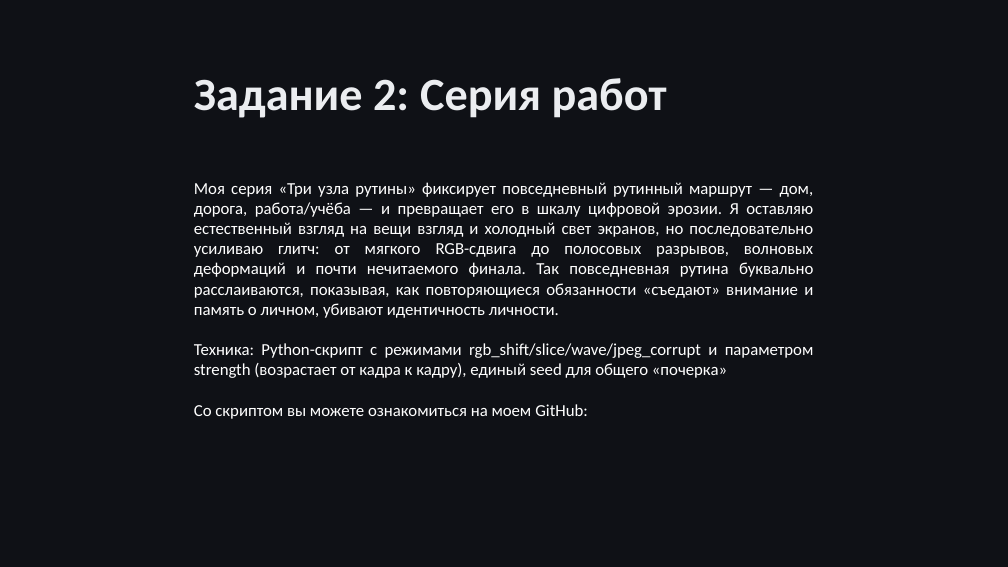
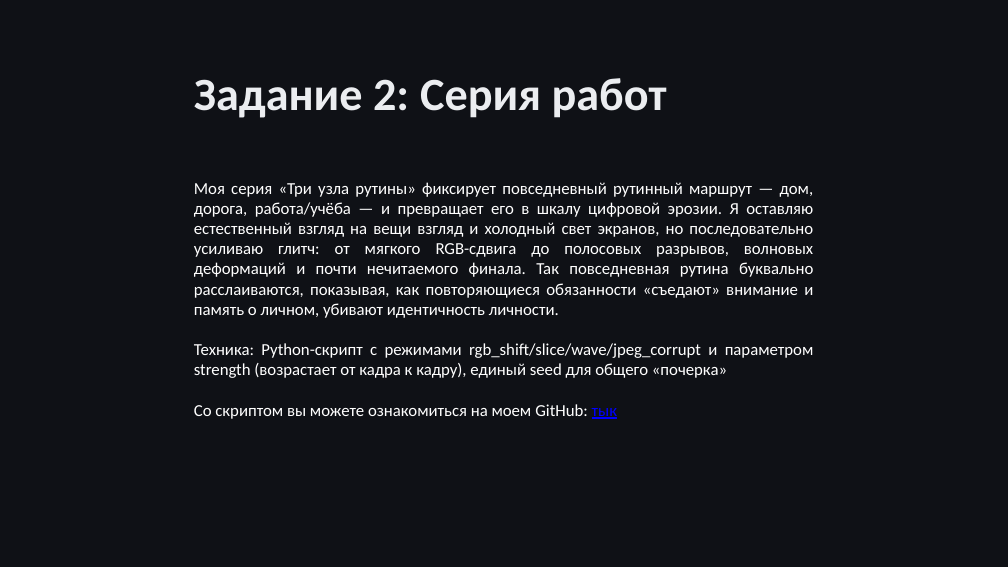
Before and after one commit to BaronPipistron/mai-studying, a slide deck: slide 3 of 7-sem/digital-art-and-design/hw-1/hw_1.pptx. Drawn at 1008x567 pixels with LibreOffice and Linux fonts; fonts in the diff are those of the drawing. Boxes give left, top, right and bottom in pixels: in the first picture for what was removed or moved away, otherwise in the second. Text is boxed around its words. In the diff, an @@ line names an element or a change of style, - is before the commit and + after.

Commit message:
Update hw-1 presentation

```diff
--- a/7-sem/digital-art-and-design/hw-1/hw_1.pptx
+++ b/7-sem/digital-art-and-design/hw-1/hw_1.pptx
@@ text at <box>194,404,617,419</box>: text changed @@
-Со скриптом вы можете ознакомиться на моем GitHub:
+Со скриптом вы можете ознакомиться на моем GitHub: тык
```
